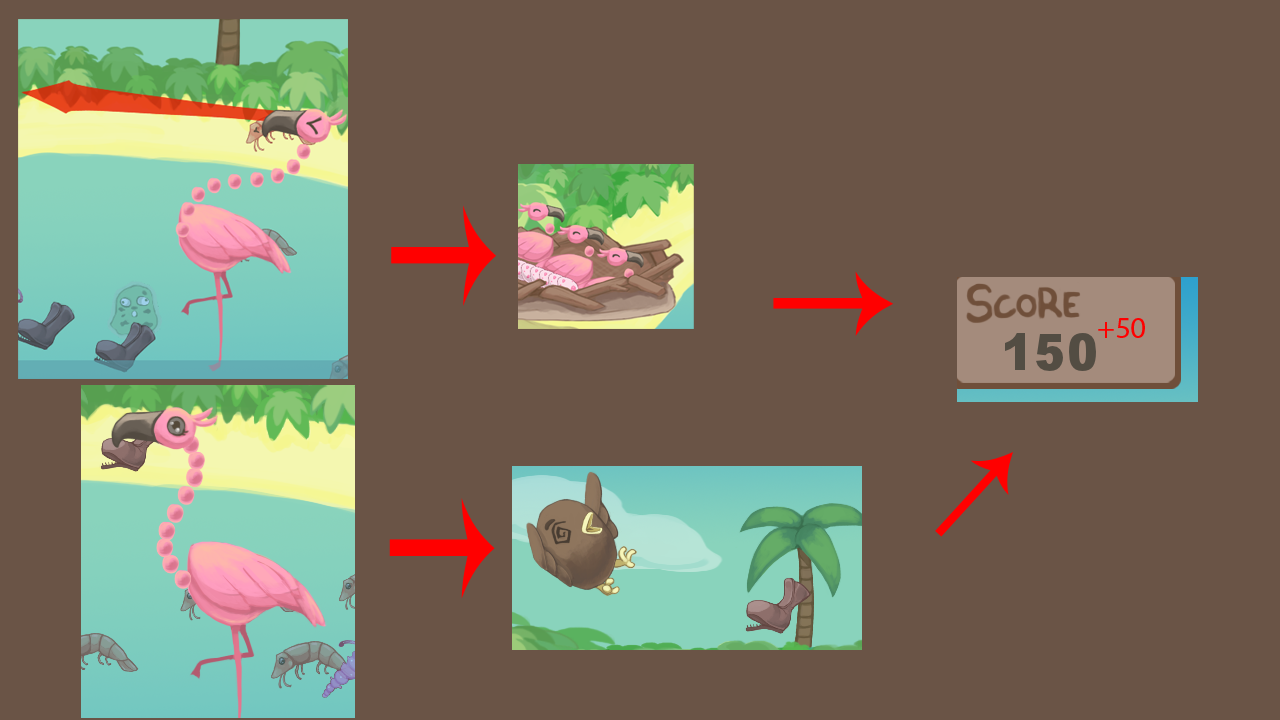
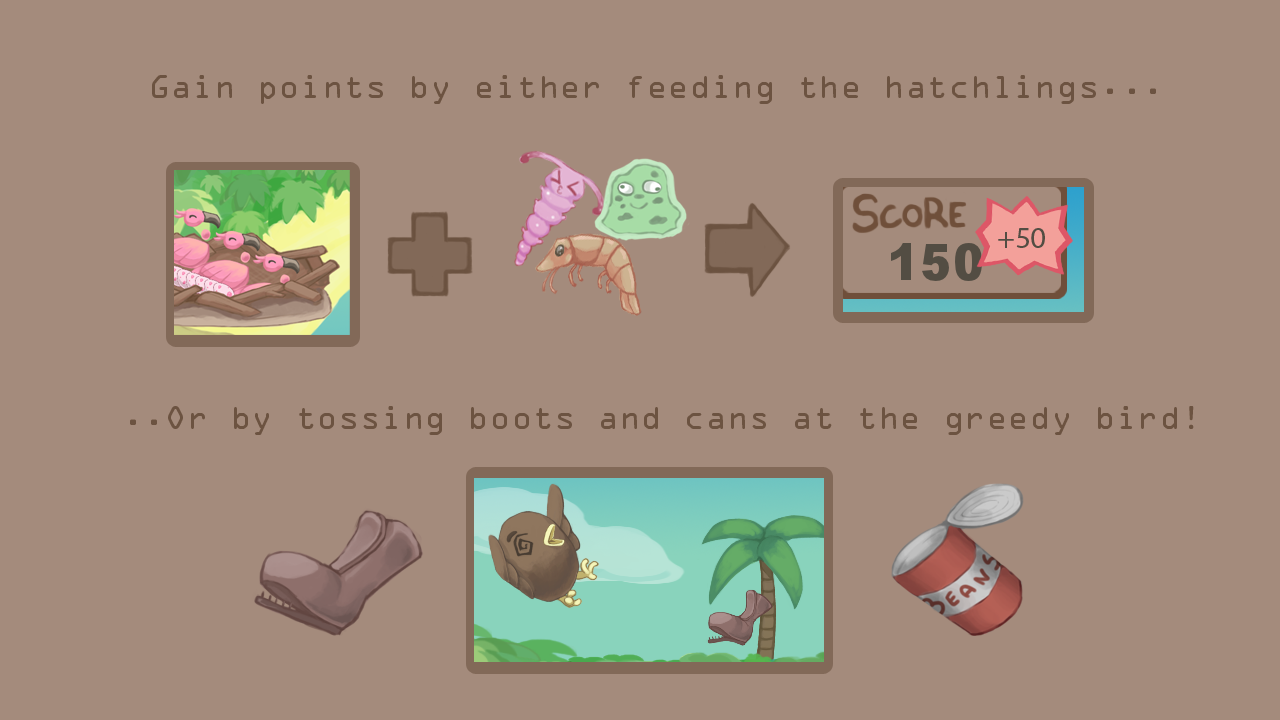
Layered file, before and after one edit (w=1280, h=720). Changes by layer:
added layer "Gain points by either feeding the hatchlings..." above "Layer 8" over [152, 75, 1156, 104]
renamed "Layer 3" to "Layer 8", moved it above "..Or by tossing boots and cans at the greedy bird!", painted on it over [18, 19, 1094, 379]
removed layer "Layer 2" over [957, 277, 1198, 402]
removed layer "Layer 4" over [518, 164, 694, 329]
added layer "..Or by tossing boots and cans at the greedy bird!" above "Layer 9" over [130, 406, 1194, 435]
renamed "Layer 7" to "Layer 9", painted on it over [250, 466, 1025, 674]
removed layer "Layer 6" over [81, 385, 355, 718]
removed layer "Shape 4" over [935, 452, 1014, 537]
removed layer "Shape 3" over [773, 271, 894, 336]
removed layer "Shape 2" over [389, 498, 495, 599]
removed layer "Shape 1" over [391, 205, 496, 306]
removed layer "+50" over [1098, 318, 1145, 338]
painted on "Layer 5" over [0, 0, 1280, 720]
